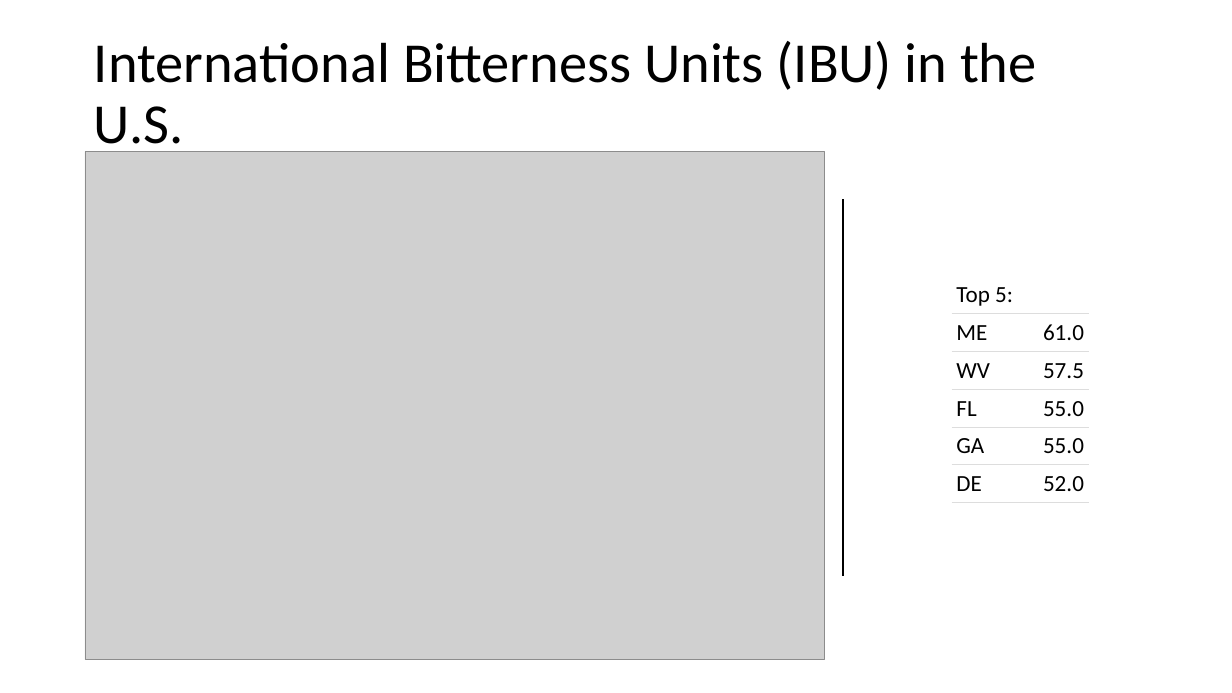
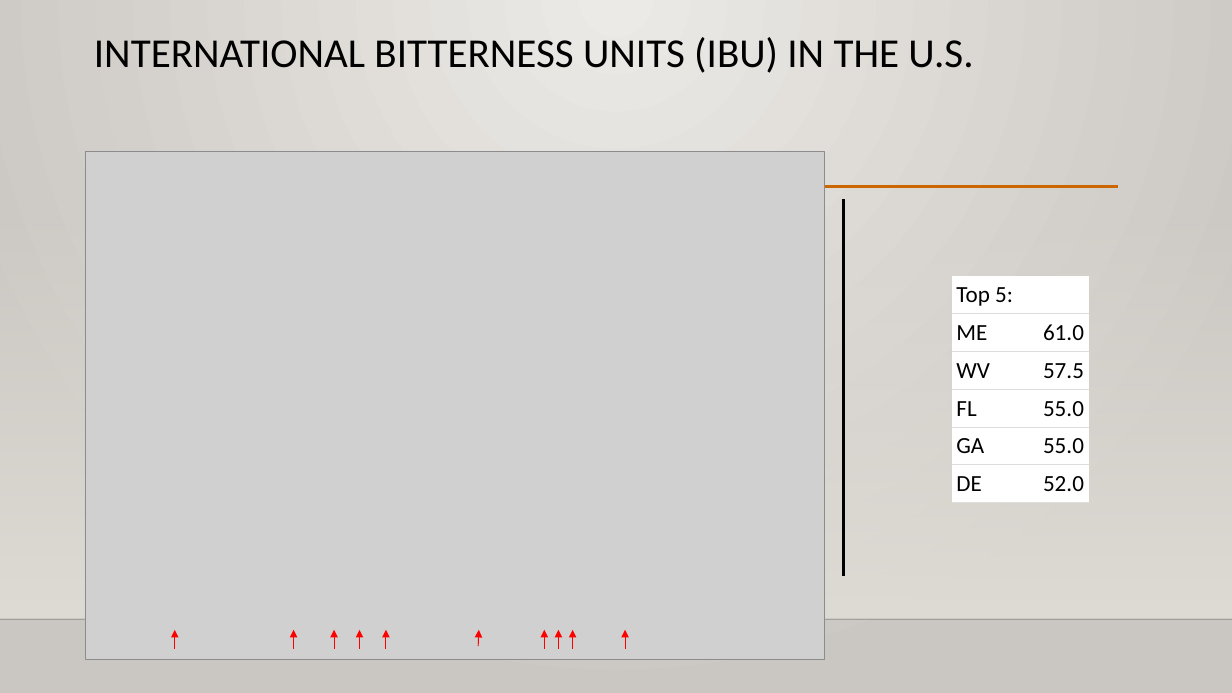
Before and after one commit to sjohnson1039/CaseStudy_01, a slide deck: slide 9 of CaseStudy_01.pptx (slide 7 before the commit). Drawn at 1232x693 pixels with LibreOffice and Linux fonts; fonts in the diff are those of the drawing; grey boxes stand for pictures; background and template pictures are left out. Boxes give left, top, right and bottom in pixels: in the first picture for what was removed or moved away, otherwise in the second. Text is boxed around its words. In the diff, an @@ line names an element or a change of style, - is before the commit and + after.

```diff
--- a/CaseStudy_01.pptx
+++ b/CaseStudy_01.pptx
@@ background #FFFFFF to gradient #ECEAE7 to #CAC7C1 @@
@@ title "INTERNATIONAL BITTERNESS UNITS (IBU) IN ..." at (94, 37, 973, 73): vertical alignment middle to top @@
@@ title at (94, 37, 973, 73): text changed; size 44 to 32 pt @@
-International Bitterness Units (IBU) in the U.S.
+INTERNATIONAL BITTERNESS UNITS (IBU) IN THE U.S.
@@ rectangle added at (0, 204, 1232, 619), fill gradient #DFDBD5 @@
@@ line added from (147, 187) to (1118, 187), #CC6600 2.5 pt @@
@@ line (844, 200) - (844, 576): stroke #000000 1.5 pt to #000000 1.75 pt @@
@@ table at (952, 275, 1090, 499) @@
@@ fill none to #FFFFFF in 11 cells @@
@@ line added from (0, 619) to (1232, 619), #000001 1 pt @@
@@ arrow added from (175, 649) to (175, 630), #FF0000 0.75 pt @@
@@ arrow added from (294, 649) to (294, 630), #FF0000 0.75 pt @@
@@ arrow added from (335, 649) to (335, 630), #FF0000 0.75 pt @@
@@ arrow added from (360, 649) to (360, 630), #FF0000 0.75 pt @@
@@ arrow added from (386, 649) to (386, 630), #FF0000 0.75 pt @@
@@ arrow added from (479, 646) to (479, 630), #FF0000 0.75 pt @@
@@ arrow added from (544, 649) to (544, 630), #FF0000 0.75 pt @@
@@ arrow added from (558, 649) to (558, 630), #FF0000 0.75 pt @@
@@ arrow added from (573, 649) to (573, 630), #FF0000 0.75 pt @@
@@ arrow added from (626, 649) to (626, 630), #FF0000 0.75 pt @@
```
Also in this commit, not shown: 7 other slides changed, 3 slides added.
